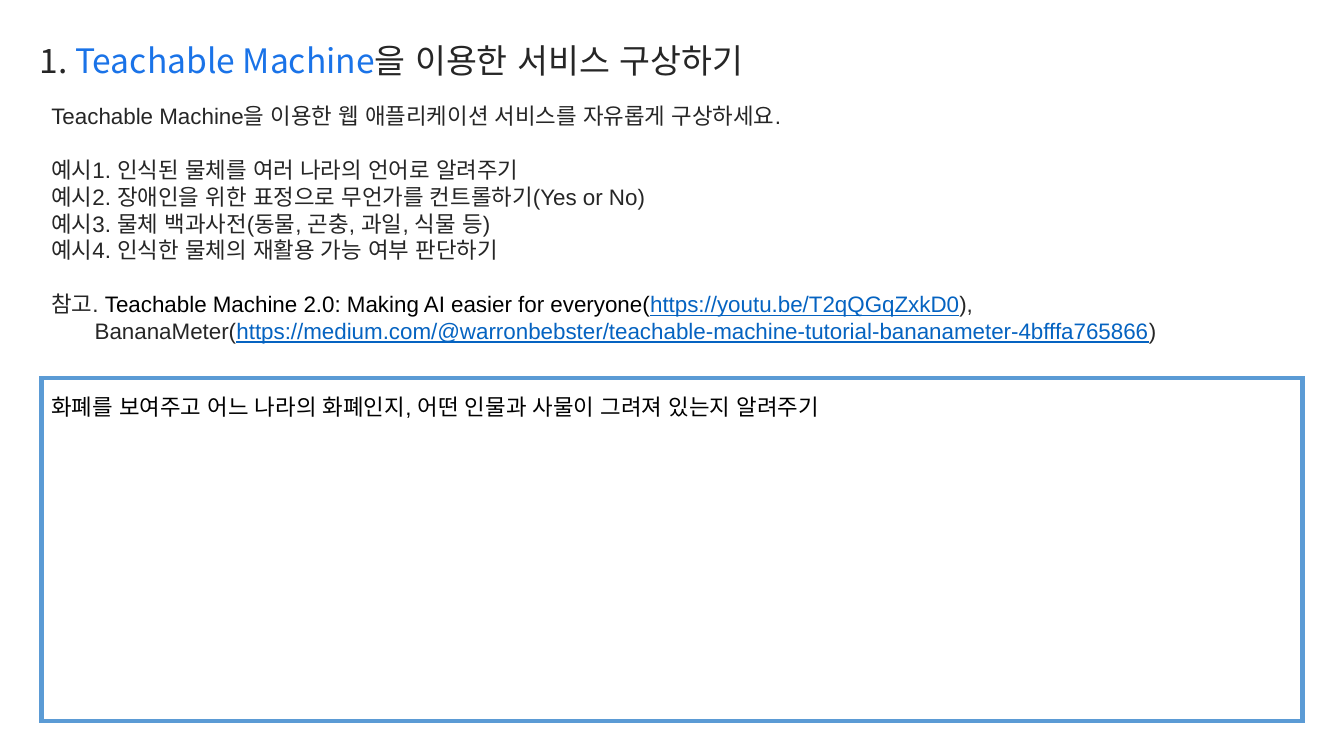
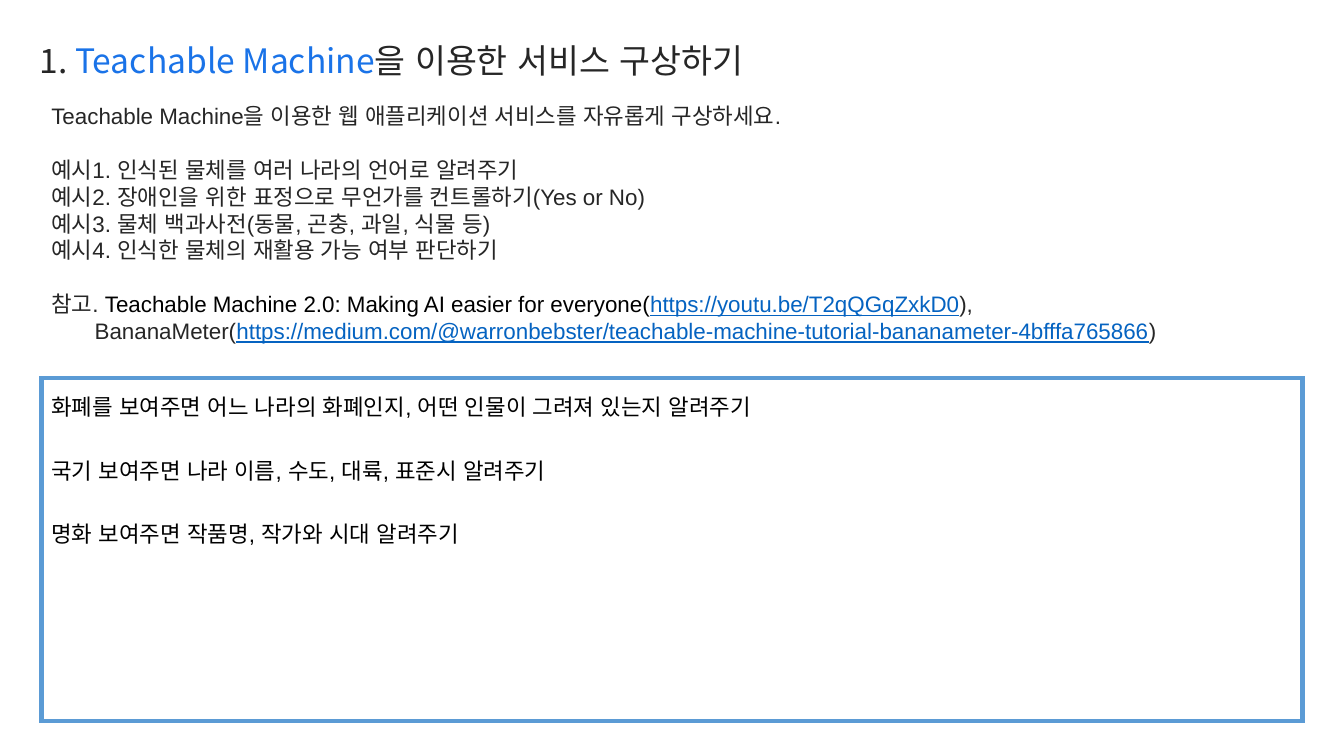
Before and after one commit to an-suhyun/template, a slide deck: slide 2 of Report.pptx. Drawn at 1344x756 pixels with LibreOffice and Linux fonts; fonts in the diff are those of the drawing. Boxes give left, top, right and bottom in pixels: in the first picture for what was removed or moved away, otherwise in the second. Text is boxed around its words. In the diff, an @@ line names an element or a change of style, - is before the commit and + after.

```diff
--- a/Report.pptx
+++ b/Report.pptx
@@ text at (51, 396, 751, 418): text changed @@
-화폐를 보여주고 어느 나라의 화폐인지, 어떤 인물과 사물이 그려져 있는지 알려주기
+화폐를 보여주면 어느 나라의 화폐인지, 어떤 인물이 그려져 있는지 알려주기
@@ text added at (51, 460, 545, 482), 16 pt, text #000000 @@
+국기 보여주면 나라 이름, 수도, 대륙, 표준시 알려주기
@@ text added at (51, 523, 459, 545), 16 pt, text #000000 @@
+명화 보여주면 작품명, 작가와 시대 알려주기
```
Also in this commit, not shown: 1 other slide changed.
